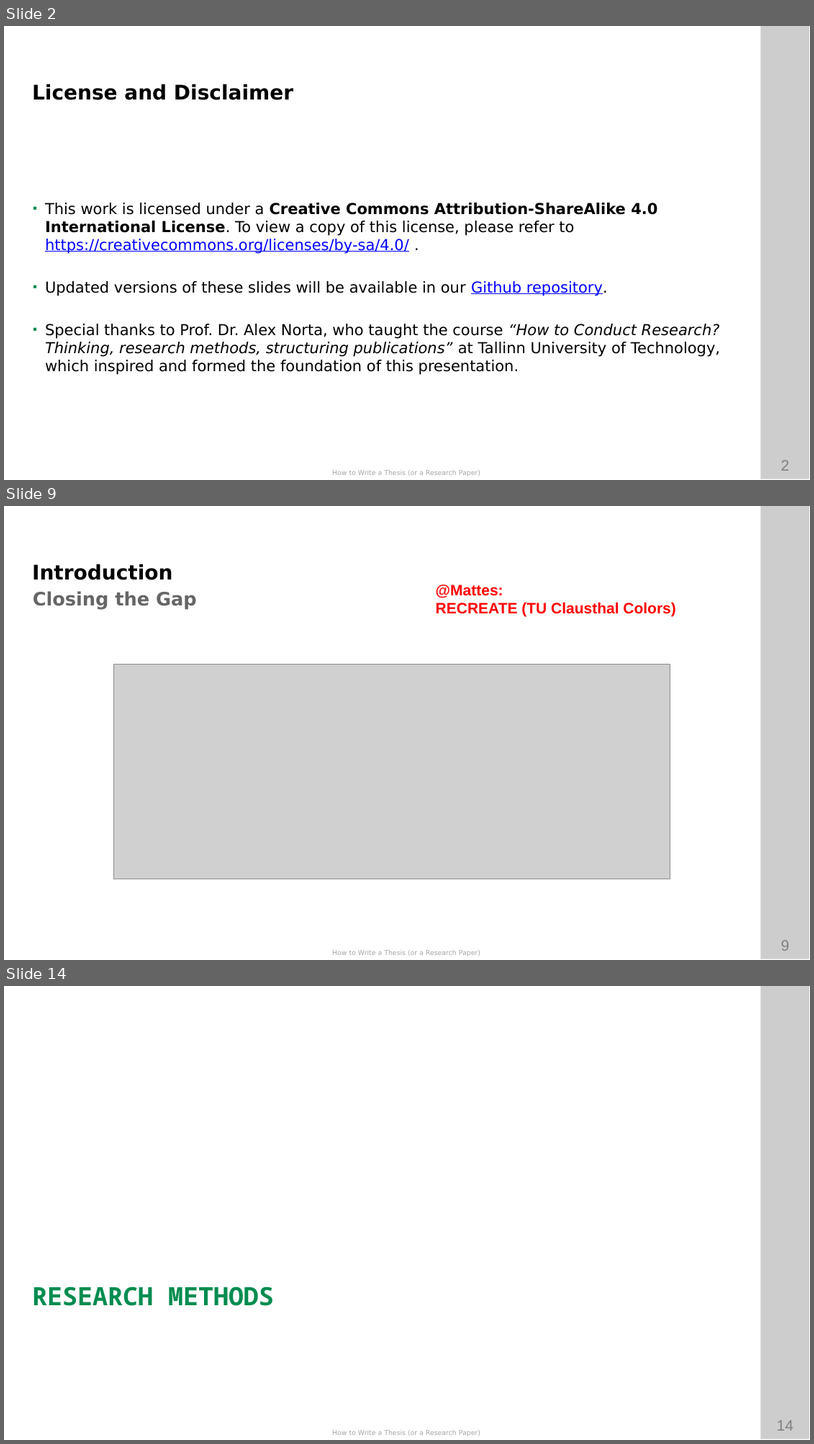
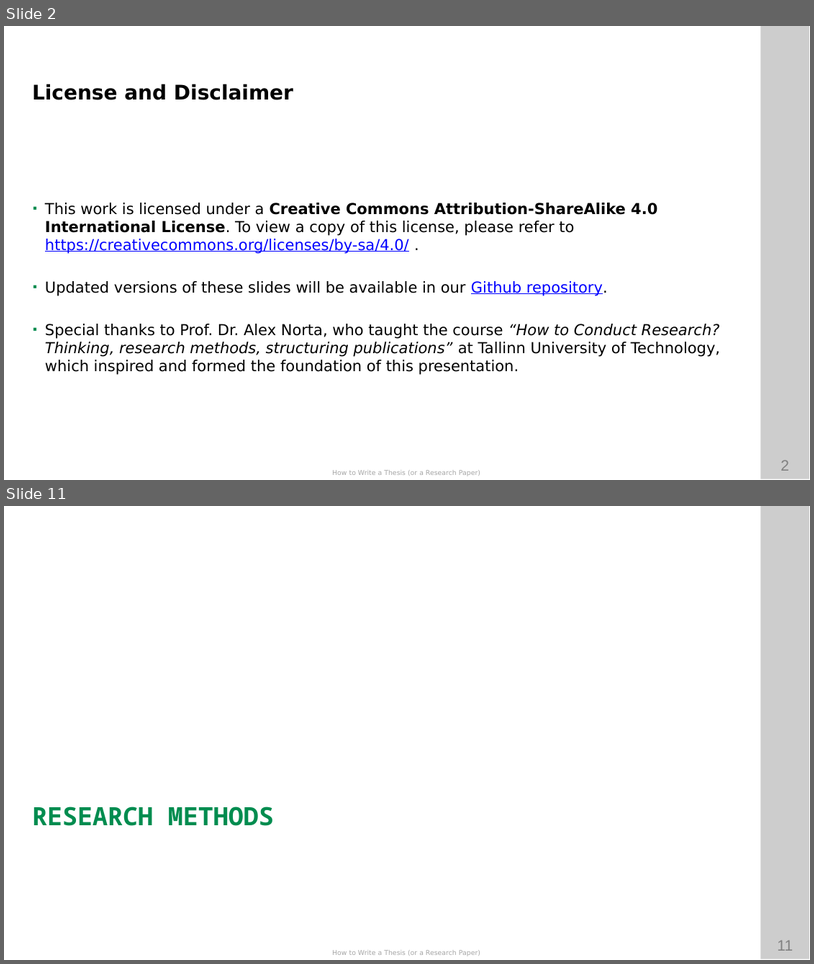
Before and after one commit to ETCE-LAB/How-To-Write-A-Paper-Thesis, a slide deck: How-to-Write-A-Paper-Thesis.pptx. Shown one above the other, each under a label of ours: slides 2, 9 and 14 before the commit, slides 2 and 11 after it; the slides between them are not shown. The pictures are 814x1444 and 814x964 pixels, drawn with LibreOffice and Linux fonts; fonts in the diff are those of the drawing; grey boxes stand for pictures; background and template pictures are left out. Boxes give left, top, right and bottom in pixels: in the first picture for what was removed or moved away, otherwise in the second. Text is boxed around its words. In the diff, an @@ line names an element or a change of style, - is before the commit and + after.

```diff
--- a/How-to-Write-A-Paper-Thesis.pptx
+++ b/How-to-Write-A-Paper-Thesis.pptx
@@ slide 9 removed at (4,506,810,960), background #FFFFFF; not listed: 4 template elements that a slide beside it also shows @@
@@ text removed at (32,564,172,580) @@
-Introduction
@@ text removed at (33,591,197,609) @@
-Closing the Gap
@@ text removed at (436,584,676,617) @@
-@Mattes:
-RECREATE (TU Clausthal Colors)
@@ picture removed at (114,664,671,879) @@
@@ what was slide 14 is now slide 11 @@
@@ page number at (777,940,793,950): text changed @@
-14
+11
```
Also in this commit, not shown: 7 slides changed, 2 other slides removed, 1 other file.
